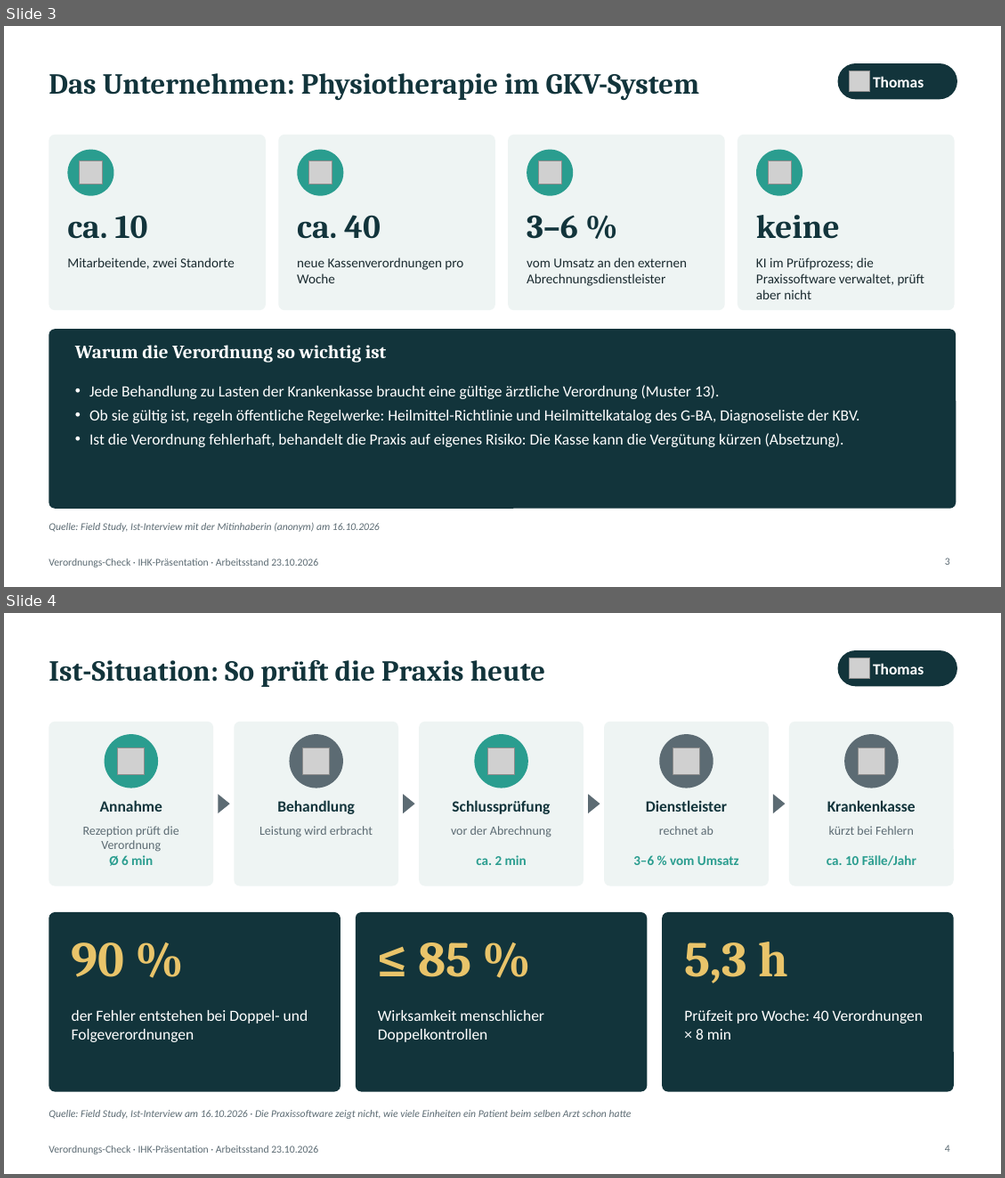
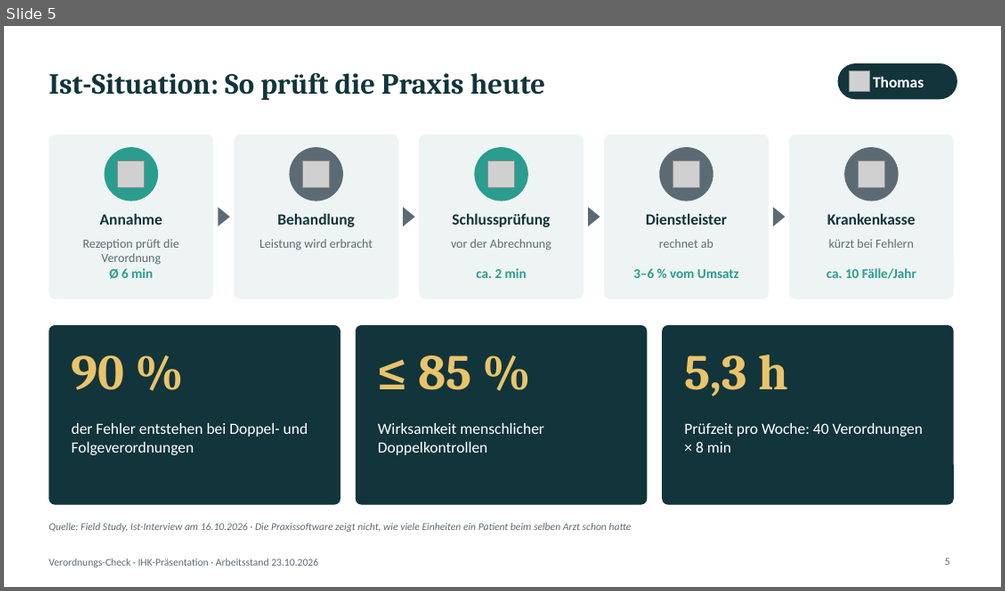
Before and after one commit to DBE-deve/verordnungs-check, a slide deck: docs/praesentation/Verordnungs-Check_IHK_3x15min_2026-10-23.pptx. Shown one above the other, each under a label of ours: slides 3 and 4 before the commit, slide 5 after it. The pictures are 1005x1178 and 1005x591 pixels, drawn with LibreOffice and Linux fonts; fonts in the diff are those of the drawing; grey boxes stand for pictures. Boxes give left, top, right and bottom in pixels: in the first picture for what was removed or moved away, otherwise in the second. Text is boxed around its words. In the diff, an @@ line names an element or a change of style, - is before the commit and + after.

```diff
--- a/docs/praesentation/Verordnungs-Check_IHK_3x15min_2026-10-23.pptx
+++ b/docs/praesentation/Verordnungs-Check_IHK_3x15min_2026-10-23.pptx
@@ slide 3 removed at (4,26,1001,587), background #FFFFFF; not listed: 1 template element that a slide beside it also shows @@
@@ title removed at (48,73,700,100) @@
-Das Unternehmen: Physiotherapie im GKV-System
@@ rounded rectangle removed at (838,63,957,99) @@
@@ picture removed at (849,70,870,92) @@
@@ text removed at (873,76,923,87) @@
-Thomas
@@ rounded rectangle removed at (48,135,266,310) @@
@@ ellipse removed at (67,150,114,196) @@
@@ rounded rectangle removed at (278,135,495,310) @@
@@ ellipse removed at (297,150,343,196) @@
@@ rounded rectangle removed at (508,135,725,310) @@
@@ ellipse removed at (526,150,573,196) @@
@@ rounded rectangle removed at (737,135,955,310) @@
@@ ellipse removed at (756,150,802,196) @@
@@ picture removed at (79,160,102,184) @@
@@ picture removed at (309,160,332,184) @@
@@ picture removed at (538,160,561,184) @@
@@ picture removed at (768,160,791,184) @@
@@ text removed at (67,215,148,239) @@
-ca. 10
@@ text removed at (297,215,380,239) @@
-ca. 40
@@ text removed at (526,215,578,239) @@
-3–6 %
@@ text removed at (756,215,840,239) @@
-keine
@@ text removed at (67,257,235,269) @@
-Mitarbeitende, zwei Standorte
@@ text removed at (297,257,463,283) @@
-neue Kassenverordnungen pro Woche
@@ text removed at (526,257,687,286) @@
-vom Umsatz an den externen Abrechnungsdienstleister
@@ text removed at (756,257,925,299) @@
-KI im Prüfprozess; die Praxissoftware verwaltet, prüft aber nicht
@@ rounded rectangle removed at (48,329,956,508) @@
@@ text removed at (75,345,386,362) @@
-Warum die Verordnung so wichtig ist
@@ text removed at (89,385,860,447) @@
-• Jede Behandlung zu Lasten der Krankenkasse braucht eine gültige ärztliche Verordnung (Muster 13).
-• Ob sie gültig ist, regeln öffentliche Regelwerke: Heilmittel-Richtlinie und Heilmittelkatalog des G-BA, Diagnoseliste der KBV.
-• Ist die Verordnung fehlerhaft, behandelt die Praxis auf eigenes Risiko: Die Kasse kann die Vergütung kürzen (Absetzung).
@@ text removed at (48,522,380,532) @@
-Quelle: Field Study, Ist-Interview mit der Mitinhaberin (anonym) am 16.10.2026
@@ page number removed at (945,557,950,564) @@
-3
@@ what was slide 4 is now slide 5 @@
@@ page number at (945,557,950,564): text changed @@
-4
+5
```
Also in this commit, not shown: 3 slides changed, 3 slides added, 11 other files.
